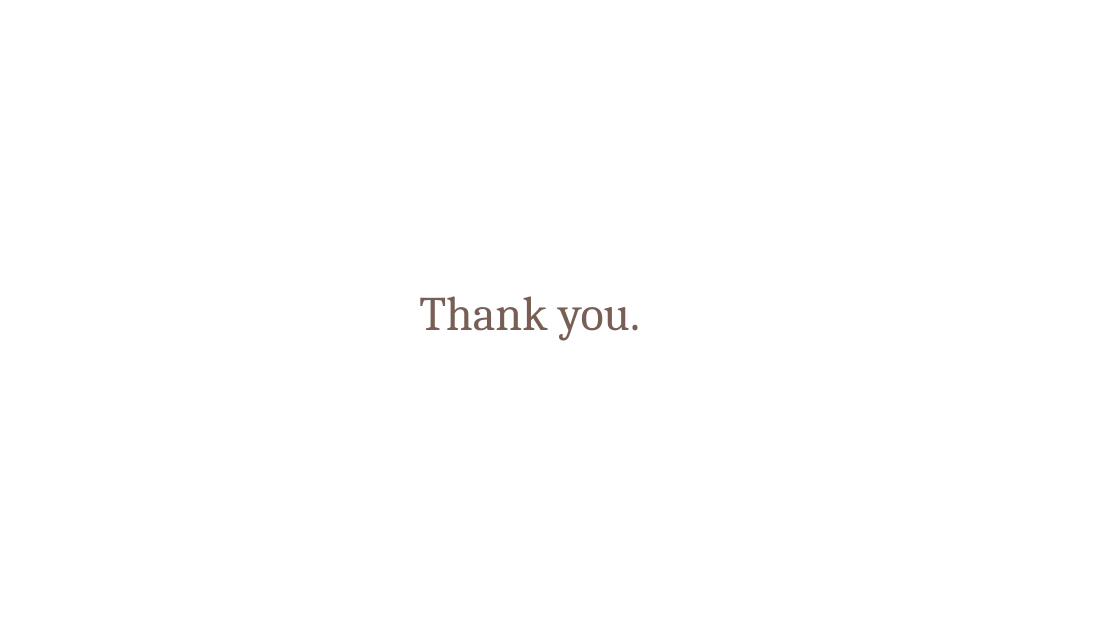
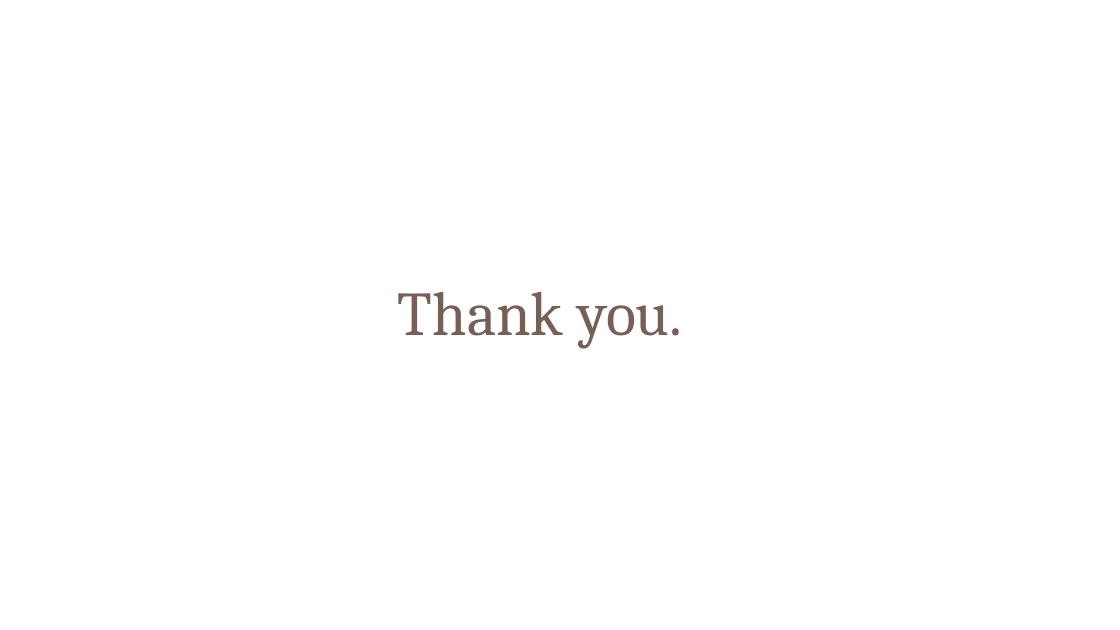
Before and after one commit to igpriyanshunegi/GNCIPL-Project-6, a slide deck: slide 16 of GNCIPL Project ppt.pptx. Drawn at 1120x630 pixels with LibreOffice and Linux fonts; fonts in the diff are those of the drawing. Boxes give left, top, right and bottom in pixels: in the first picture for what was removed or moved away, otherwise in the second. Text is boxed around its words. In the diff, an @@ line names an element or a change of style, - is before the commit and + after.

```diff
--- a/GNCIPL Project ppt.pptx
+++ b/GNCIPL Project ppt.pptx
@@ text "Thank you.": place and size @@
-text "Thank you." at bbox=[419, 296, 640, 341]
+text "Thank you." at bbox=[398, 292, 682, 349]
@@ text "Thank you." at bbox=[398, 292, 682, 349]: size 62 to 80 pt; line spacing 74.4pt to 96pt @@
```
Also in this commit, not shown: 2 other slides changed.
